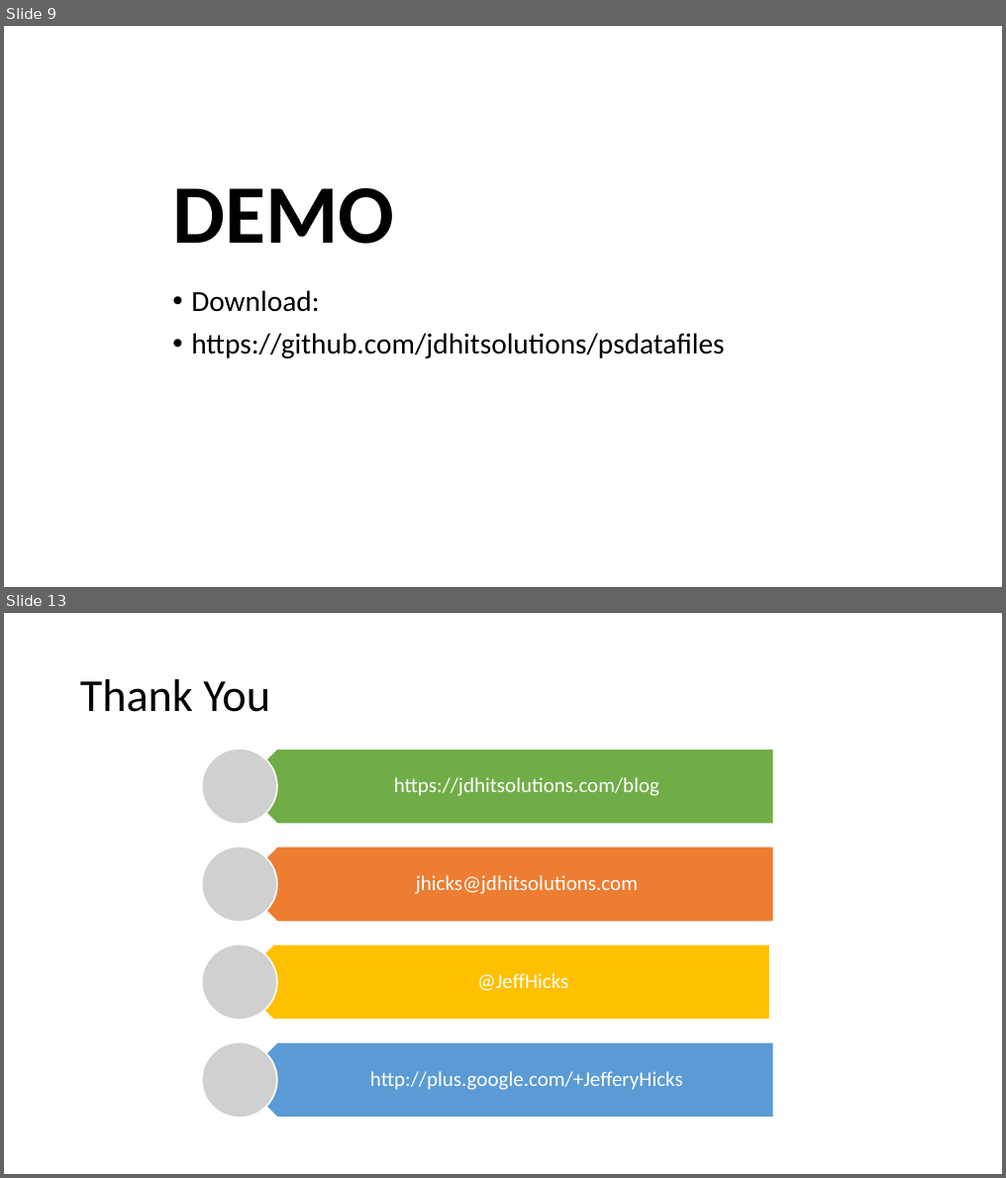
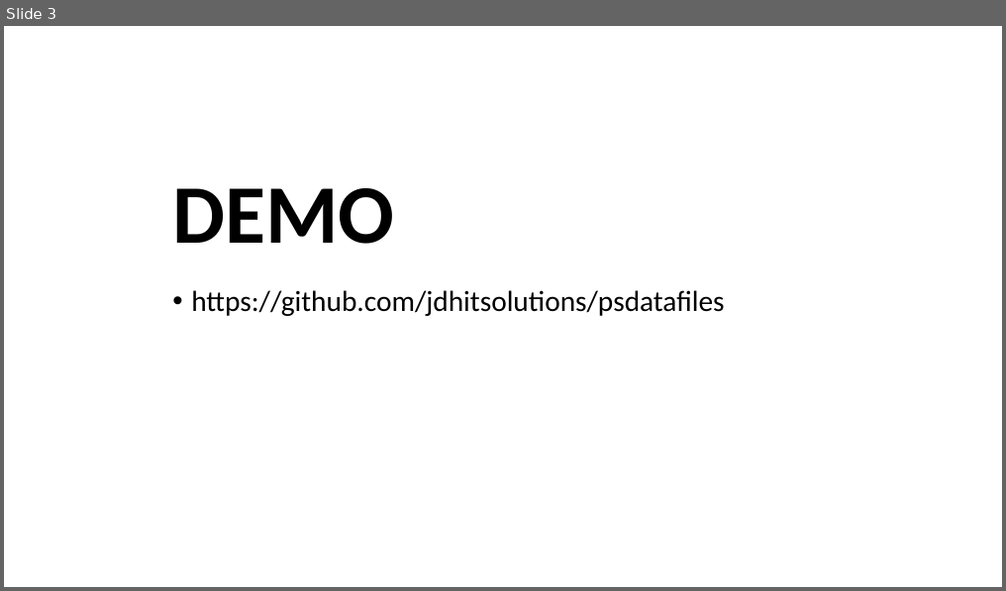
Before and after one commit to jdhitsolutions/psdatafiles, a slide deck: PowerShell-DataFiles.pptx. Shown one above the other, each under a label of ours: slides 9 and 13 before the commit, slide 3 after it; the slides between them are not shown. The pictures are 1006x1178 and 1006x591 pixels, drawn with LibreOffice and Linux fonts; fonts in the diff are those of the drawing; grey boxes stand for pictures; background and template pictures are left out. Boxes give left, top, right and bottom in pixels: in the first picture for what was removed or moved away, otherwise in the second. Text is boxed around its words. In the diff, an @@ line names an element or a change of style, - is before the commit and + after.

```diff
--- a/PowerShell-DataFiles.pptx
+++ b/PowerShell-DataFiles.pptx
@@ slide 13 removed at (4, 613, 1002, 1174), background #FFFFFF @@
@@ title removed at (80, 679, 270, 712) @@
-Thank You
@@ group removed at (202, 749, 774, 1118): 4 pentagon arrows, 4 texts, 4 pictures @@
-https://jdhitsolutions.com/blog
-jhicks@jdhitsolutions.com
-@JeffHicks
-http://plus.google.com/+JefferyHicks
@@ what was slide 9 is now slide 3 @@
@@ slide 3 changed as well @@
@@ text at (191, 290, 319, 312): paragraph removed @@
-• Download:
```
Also in this commit, not shown: 1 other slide changed, 1 slide added, 10 other slides removed, 7 other files.
